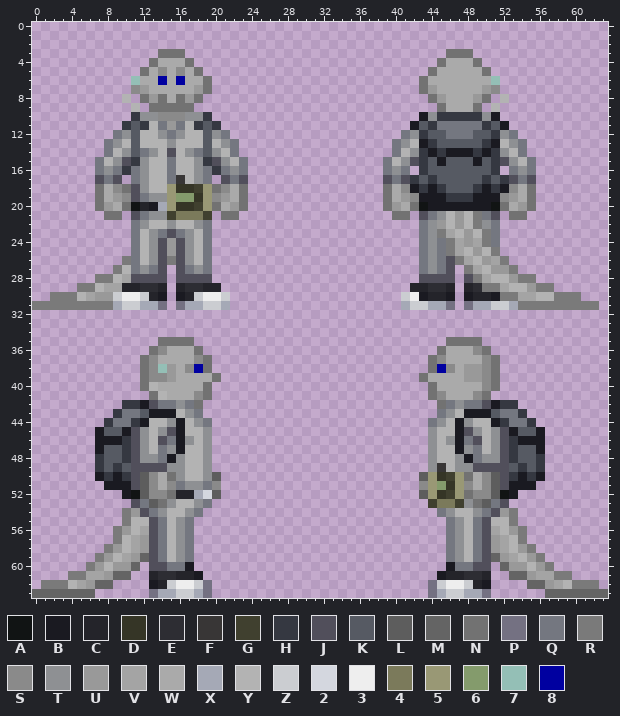
Pixel-art sprite: code/modules/unit_tests/screenshots/screenshot_humanoids__datum_species_lizard_silverscale.png. Above, as it was before the edit.
The file is 64x64 pixels. Colours within 5 levels of each other are drawn and written as one.
Palette (. is transparent): A #111414  B #1a1a21  C #24242a  D #353526  E #2d2d33  F #383636  G #40402f  H #353841  J #514f5b  K #565a63  L #5d5d5d  M #646464  N #727272  P #747182  Q #747780  R #7a7a7a  S #8a8a8a  T #8e9093  U #999999  V #a4a4a4  W #aaaaaa  X #a5a9b6  Y #b3b3b3  Z #cbcdd1  2 #d4d7df  3 #eeeeee  4 #7b7a5b  5 #999875  6 #849b6c  7 #94bfb6  8 #0000a0
Pixels before (only the part around the change), first column x 0:
14 ........QYTKQTYJYTQKTYQ.................QYTHBHBBBHBHTYQ.........
15 .......QYTJHTYYQYYTHJTYQ...............QYTJHKBKKKBKHJTYQ........
16 .......QTQHQTYYQYYTQHQTQ...............QTQ.HKKKKKKKH.QTQ........
17 .......JQJ.QTYYQFYTQ.JQJ...............JQJHKHKKKKKHKHJQJ........
18 .......NWSNJTYY5DDG5NSWN...............NWSBHBHKKKHBHBSWN........
19 .......NWUSJQTT566D5SUWN...............NWUSBBBHHHBBBSUWN........
20 .......NUWNACBX5DDG5NWUN...............NUWNABBBBBBBANWUN........
21 ........NN.JQTTG444G.NN.................NN.JQTYUYRQJ.NN.........
22 ...........QTYYTYYTQ.......................QTUYUYRTQ............
23 ...........QYTQJQTYQ.......................QTRVYUYRQ............
24 ...........QYTJUJTYQ.......................QTQRVUVRQ............
25 ...........QYTJUJTYQ.......................QTQRVYUYR............
26 ..........RQYTJRJTYQ.......................QTQJRVYUVR...........
27 .........RYQTQJ.JQTQ.......................QTQJ.RVYUUR..........
28 .......RRYVJJJJ.JJJJ.......................JJJJ.JRVYYURR........
29 .....RRYVVCCEEC.CEECC.....................CCEEC.CERRVYYURR......
30 ..RRRYVUUZ33ZCB.BCZ33Z...................Z3BCCB.BCCBRRVVYYRRR...
31 RRRRRRRRRXZZXXP.PXXZZX...................XZZXXP.PXXZZXRRRRRRRRR.
32 ................................................................
33 ................................................................
34 ................................................................
35 ..............NNNN............................NNNN..............
36 .............NSWWWN..........................NWWWSN.............
37 ............NSWWWWSN........................NSWWWWSN............
38 ............NS7UWS8N........................N8SWUUSN............
39 ............NSSUWWWWN......................NWWWWUUSN............
40 ............NYWWWWWN........................NWWWWWSN............
41 .............NYWWWSN........................NSWWWSN.............
42 ..........HHBJQQTQN..........................NQTQQJBHH..........
43 .........HQQKBBBYTQ..........................QTYBBBKQQH.........
44 ........HQQHBYYTBYTQ........................QTYBTYYBHQQH........
45 .......BKKBJTYTJBYYT........................TYYBJTYTJBKKB.......
46 .......BBBHJTYJQBTYT........................TYTBQJYTJHBBB.......
47 .......BKKHJTYQTBYYT........................TYYBTQYTJHKKB.......
48 .......HKKHJTTQBTYYT........................TYYTBQTTJHKKH.......
49 .......HKHKJJJJTTYYT........................TFYTTJJJJKHKH.......
50 .......BHBHJLSWNTYYTL......................L5DG5NWSLJHBHB.......
51 ........BBBJLSWSQTTQS......................S56D5SWSLJBBB........
52 ..........BALSSNCCX2L......................L5DG5NSSLAB..........
53 ...........JQLNTYYTQ........................G44GTNLQJ...........
54 ..........RUJQTYYTQ..........................QTYYTQJUR..........
55 ..........RYYJQYTQ............................QTYQJYYR..........
56 .........RUYVJQYTQ............................QTYQJVYUR.........
57 .........RYVUJQYTQ............................QTYQJUVYR.........
58 ........RUYVUJQYTQ............................QTYQJUVYUR........
59 .......RUYVUMJQYTQ............................QTYQJMUVYUR.......
60 ......RUYUUM.JJQQB............................BQQJJ.MUUYUR......
61 ....RRVVUMM..CEECCB..........................BCCEEC..MMUVVRR....
62 .RRRYVUMM....BCZ33ZP........................PZ33ZCB....MMUVYRRR.
63 MMMMMMM......PXXZZXP........................PXZZXXP......MMMMMMM
Once edited:
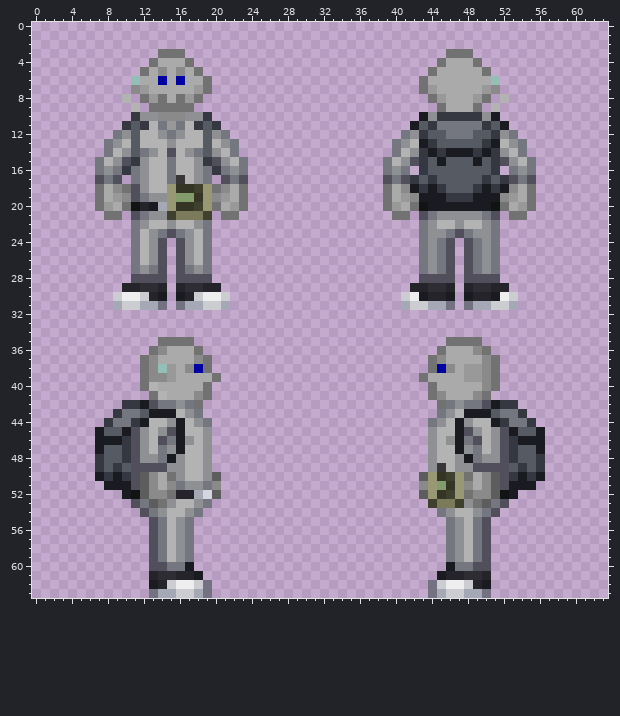
Log entry: Fixes Lizard Customization At Long Last, Cleans Up Some Of My Prefs Shitcode (#483)
The edit:
Colour R becomes colour 3 in row 30 at x 52.
Colour R becomes colour C in row 29 at x 51.
Colour V becomes colour C in row 29 at x 52.
Colour R becomes colour E in row 29 at x 50.
Colour R becomes colour J in rows 24 to 25 at x 46; in row 27 at x 48; in row 28 at x 49.
Colour U becomes colour J in row 24 at x 48.
Colour V becomes colour J in row 26 at x 48; in row 28 at x 50.
Colour Y becomes colour J in row 23 at x 47; in row 25 at x 48; in row 28 at x 51.
Colour R becomes colour Q in row 25 at x 51.
Colour U becomes colour Q in row 23 at x 48; in row 25 at x 49; in row 27 at x 51.
Colour V becomes colour Q in row 23 at x 46; in row 24 at x 49; in row 26 at x 51; in row 27 at x 49.
Colour Y becomes colour Q in row 26 at x 49.
Colour R becomes colour T in row 21 at x 49; in row 23 at x 45 and 50; in row 24 at x 50.
Colour U becomes colour T in rows 21 to 22 at x 47; in row 26 at x 50.
Colour Y becomes colour T in row 21 at x 46 and 48; in row 23 at x 49; in row 25 at x 50; in row 27 at x 50.
Colour R becomes colour Y in row 22 at x 49.
Colour U becomes colour Y in row 22 at x 45.
Colour R becomes colour Z in row 30 at x 53.
The author cleared colour M in row 59 at x 12 and 51; in row 60 at x 11 and 52; in row 61 at x 9 to 10 and 53 to 54; in row 62 at x 7 to 8 and 55 to 56; in row 63 at x 0 to 6 and 57 to 63.
The author cleared colour R in row 26 at x 10, 15, 47 and 52; in row 27 at x 9 and 53; in row 28 at x 7 to 8 and 54 to 55; in row 29 at x 5 to 6 and 56 to 57; in row 30 at x 2 to 4 and 58 to 60; in row 31 at x 0 to 8 and 54 to 62.
The author cleared colour R in rows 54 to 55 at x 10 and 53; in rows 56 to 57 at x 9 and 54; in row 58 at x 8 and 55; in row 59 at x 7 and 56; in row 60 at x 6 and 57; in row 61 at x 4 to 5 and 58 to 59.
The author cleared colour R in row 62 at x 1 to 3 and 60 to 62.
The author cleared colour U in rows 24 to 25 at x 15; in row 27 at x 52; in row 28 at x 53; in row 29 at x 55; in row 30 at x 7 to 8; in row 54 at x 11 and 52.
The author cleared colour U in row 56 at x 10 and 53; in row 57 at x 12 and 51; in row 58 at x 9, 12, 51 and 54; in row 59 at x 8, 11, 52 and 55; in row 60 at x 7, 9 to 10, 53 to 54 and 56; in row 61 at x 8 and 55.
The author cleared colour U in row 62 at x 6 and 57.
The author cleared colour V in rows 24 to 25 at x 47; in row 28 at x 10; in row 29 at x 8 to 9; in row 30 at x 6 and 54 to 55; in row 56 at x 12 and 51; in rows 57 to 58 at x 11 and 52.
The author cleared colour V in row 59 at x 10 and 53; in row 61 at x 6 to 7 and 56 to 57; in row 62 at x 5 and 58.
The author cleared colour Y in row 27 at x 10; in row 28 at x 9 and 52; in row 29 at x 7 and 53 to 54; in row 30 at x 5 and 56 to 57; in row 55 at x 11 to 12 and 51 to 52; in row 56 at x 11 and 52.
The author cleared colour Y in rows 57 to 58 at x 10 and 53; in row 59 at x 9 and 54; in row 60 at x 8 and 55; in row 62 at x 4 and 59.
Boxes around the changes in both pictures, in picture pixels (x1, y1, x2, y2):
changed: (437, 211, 599, 310)
erased: (167, 238, 176, 265)
erased: (32, 256, 131, 310)
erased: (32, 508, 149, 598)
erased: (491, 508, 608, 598)
